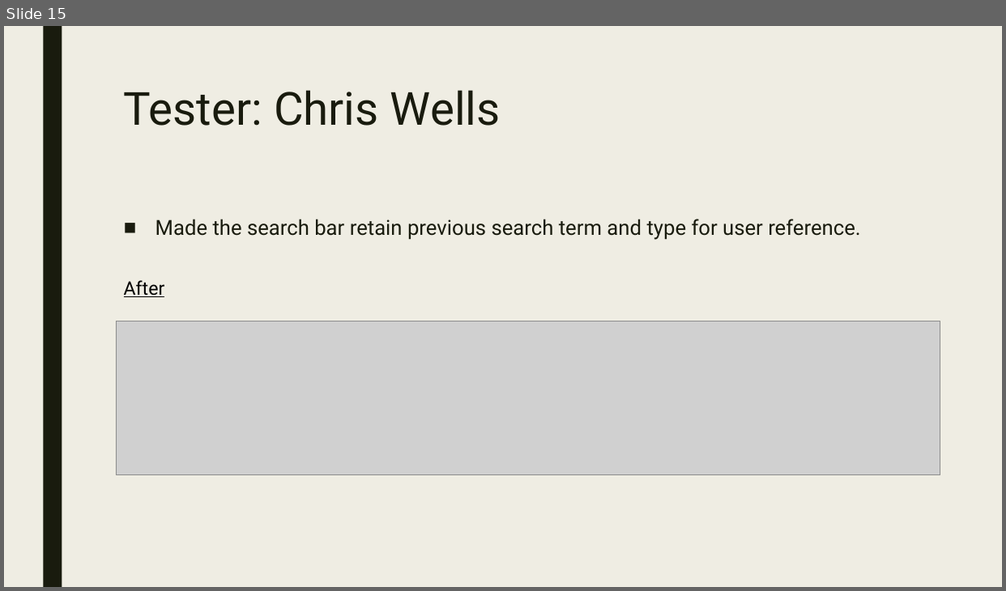
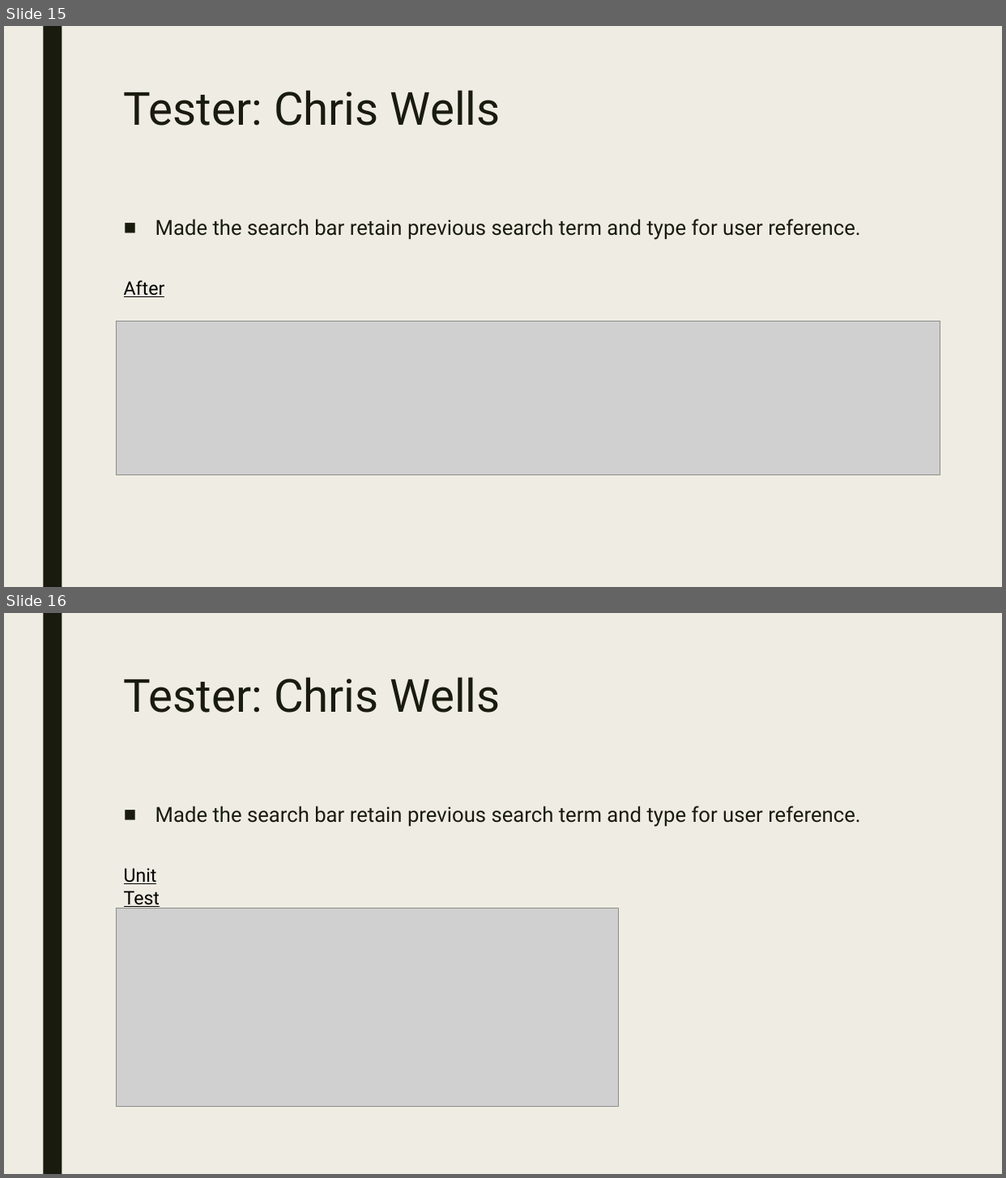
Before and after one commit to Jake25k/CSC439, a slide deck: PowerPoint Slides/CSC 439 Sprint Week 4.pptx. Shown one above the other, each under a label of ours: slide 15 before the commit, slides 15 and 16 after it. The pictures are 1006x591 and 1006x1178 pixels, drawn with LibreOffice and Linux fonts; fonts in the diff are those of the drawing; grey boxes stand for pictures. Boxes give left, top, right and bottom in pixels: in the first picture for what was removed or moved away, otherwise in the second. Text is boxed around its words. In the diff, an @@ line names an element or a change of style, - is before the commit and + after.

```diff
--- a/PowerPoint Slides/CSC 439 Sprint Week 4.pptx
+++ b/PowerPoint Slides/CSC 439 Sprint Week 4.pptx
@@ slide 16 added at [4, 613, 1002, 1174], background #EFEDE3; not listed: 1 template element that a slide beside it also shows @@
@@ title added at [124, 677, 501, 713], 44 pt, text #191B0E @@
+Tester: Chris Wells
@@ text added at [155, 806, 860, 827], 20 pt, text #191B0E @@
+■ Made the search bar retain previous search term and type for user reference.
@@ text added at [124, 868, 160, 909], 18 pt, text #000000, underline @@
+Unit Test
@@ picture added at [117, 909, 619, 1107] @@
```
